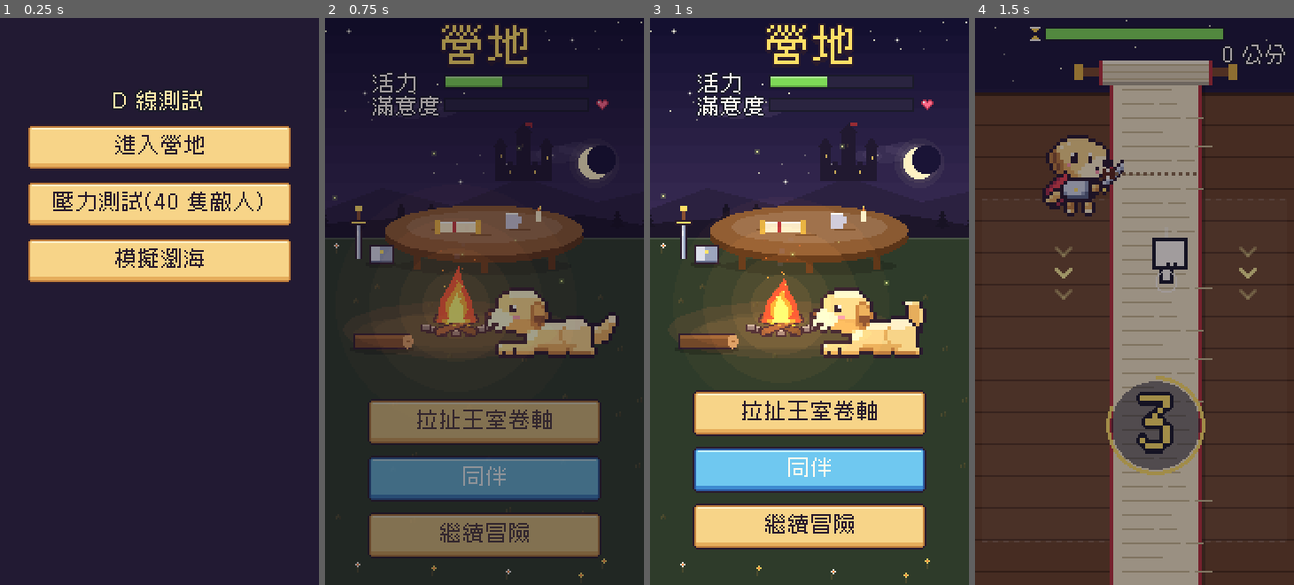
Above: before the commit, frames 1-4 (left to right).
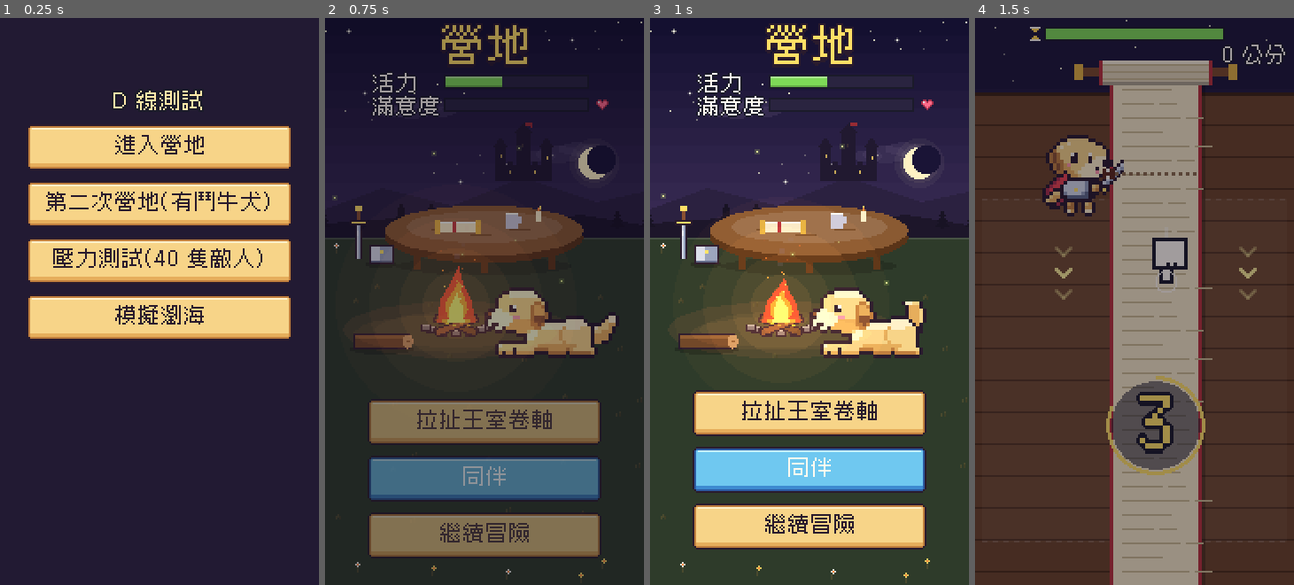
Above: after the commit, the same moments.

Repository: QuantumPrediction/DoggyKnight
Game: Godot game, scene res://tests/line_d/camp_sandbox.tscn
Same seed, same stepped clock (60 frames per second), same inputs: the game is played once before the commit and once after it. This scene is started directly instead of the project's main scene.
Inputs:
- Up to frame 1 (0.25 s): no input
- Up to frame 2 (0.75 s): click "進入營地" at 0.5 s
- Up to frame 3 (1 s): no input
- Up to frame 4 (1.5 s): click "拉扯王室卷軸" at 1.25 s

The runs differ from the first frame. In frame 1, 7.6% of the frame differs, in the area x 8-92%, y 30-57%; in frame 2, nothing differs; in frame 3, nothing differs; in frame 4, nothing differs.

Commit message:
[D] Sandbox: second-camp entry with bulldog; bot pets Goldie and taps the bulldog
Co-Authored-By: Claude Opus 5.5 <noreply@anthropic.com>
Claude-Session: https://claude.ai/code/session_011zCFYQCUMyXvVY6m2szGHz

Diff:
--- a/i18n/strings.csv
+++ b/i18n/strings.csv
@@ -72,6 +72,7 @@
 MINIGAME_REWARD_SATISFACTION,滿意度 +%d
 MINIGAME_REWARD_BONUS,下一關攻擊 +%d%%
 CAMP_SANDBOX_NOTCH,模擬瀏海
+CAMP_SANDBOX_CAMP2,第二次營地(有鬥牛犬)
 CAMP_BULLDOG_BARK,汪!
 MINIGAME_GO,拉!
 MINIGAME_PERFECT,完美!
--- a/tests/line_d/camp_sandbox.gd
+++ b/tests/line_d/camp_sandbox.gd
@@ -3,7 +3,8 @@
 ## 這個場景同時是 B 線流程的替身:它把營地加到自己底下,收到 camp_left 後移除營地。
 ##
 ## 操作(只用觸控;桌面用滑鼠):
-## - 「進入營地」:活力先設為 40,方便看到小遊戲的回復效果。
+## - 「進入營地」:活力先設為 40,方便看到小遊戲的回復效果。點金毛可以摸摸頭。
+## - 「第二次營地」:同上,但 GameState.level_index = 3(1-4 之後),鬥牛犬坐在營火旁。
 ## - 「壓力測試」:開啟 tests/line_d/stress_test.tscn(40 隻敵人與 FPS)。
 ## - 「模擬瀏海」:切換 SafeArea.simulate_notch。
 ## 視窗失去焦點 = 切到背景(小遊戲會暫停);回來後點一下繼續。
@@ -44,14 +45,15 @@
 	_build_menu()
 	if autoplay:
 		_note("autoplay on")
-		enter_camp()
+		enter_camp(3)
 
 
-func enter_camp() -> void:
+func enter_camp(level_index: int = 1) -> void:
 	if _camp != null:
 		return
 	GameState.reset_run()
 	GameState.vigor = 40
+	GameState.level_index = level_index
 	_menu_layer.visible = false
 	_camp = CAMP_SCENE.instantiate() as Camp
 	_camp.minigame_opened.connect(func(m: MinigameBase) -> void:
@@ -87,7 +89,14 @@
 	var minigame := _camp.get_minigame()
 	match _bot_step:
 		0:
-			if _bot_time > 0.5:
+			# 摸摸頭三下、點一下鬥牛犬,然後開小遊戲
+			if _bot_time > 0.5 and _camp.pet_count < 3 and _bot_time > 0.5 + _camp.pet_count * 0.5:
+				var rewarded := _camp.pet_goldie()
+				_note("  petted Goldie (rewarded=%s, satisfaction=%d)" % [rewarded, GameState.satisfaction])
+				if _camp.pet_count == 3:
+					_camp.tap_bulldog()
+					_note("  bulldog visible=%s (level_index=%d)" % [_camp.is_bulldog_visible(), GameState.level_index])
+			elif _bot_time > 2.5:
 				_camp.open_minigame()
 				_bot_step = 1
 		1:
@@ -161,6 +170,9 @@
 	var camp_button := MinigameUi.make_button(tr("CAMP_SANDBOX_CAMP"), size, 11, Color("c0603a"), Color("3a1a10"))
 	camp_button.pressed.connect(enter_camp)
 	_menu.add_child(camp_button)
+	var camp2_button := MinigameUi.make_button(tr("CAMP_SANDBOX_CAMP2"), size, 11, Color("c0603a"), Color("3a1a10"))
+	camp2_button.pressed.connect(enter_camp.bind(3))
+	_menu.add_child(camp2_button)
 	var stress_button := MinigameUi.make_button(tr("CAMP_SANDBOX_STRESS"), size, 11, Color("5a5670"), Color("24203a"))
 	stress_button.pressed.connect(func() -> void: get_tree().change_scene_to_file(STRESS_SCENE_PATH))
 	_menu.add_child(stress_button)
